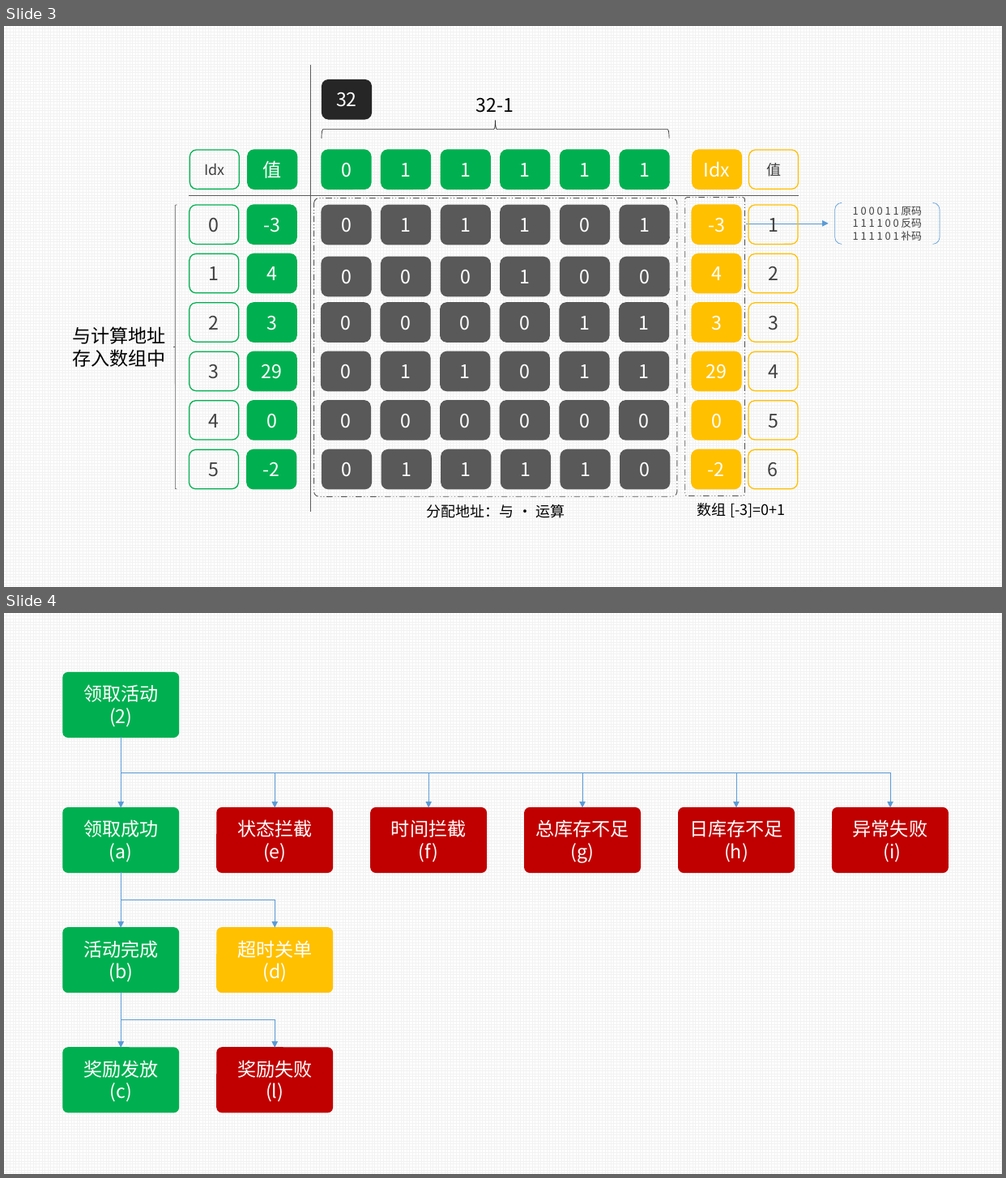
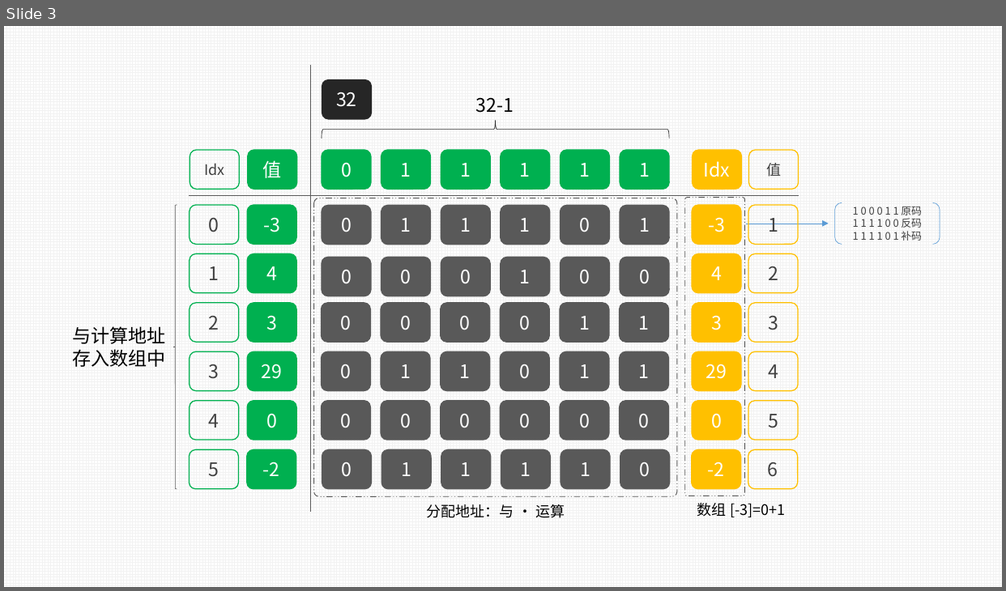
Before and after one commit to MyGitBooks/niubility-algorithm, a slide deck: docs/assets/resources/图稿.pptx. Shown one above the other, each under a label of ours: slides 3 and 4 before the commit, slide 3 after it. The pictures are 1006x1178 and 1006x591 pixels, drawn with LibreOffice and Linux fonts; fonts in the diff are those of the drawing. Boxes give left, top, right and bottom in pixels: in the first picture for what was removed or moved away, otherwise in the second. Text is boxed around its words. In the diff, an @@ line names an element or a change of style, - is before the commit and + after.

```diff
--- a/docs/assets/resources/图稿.pptx
+++ b/docs/assets/resources/图稿.pptx
@@ slide 4 removed at [4, 613, 1002, 1174], background pattern #F2F2F2 on #FFFFFF @@
@@ rounded rectangle removed at [63, 673, 178, 737] @@
-领取活动
-(2)
@@ elbow arrow removed from (121, 737) to (275, 807) @@
@@ elbow arrow removed from (121, 737) to (582, 807) @@
@@ elbow arrow removed from (121, 737) to (736, 807) @@
@@ arrow removed from (121, 737) to (121, 807) @@
@@ elbow arrow removed from (121, 737) to (428, 807) @@
@@ elbow arrow removed from (121, 737) to (890, 807) @@
@@ rounded rectangle removed at [63, 807, 178, 872] @@
-领取成功
-(a)
@@ rounded rectangle removed at [217, 807, 333, 872] @@
-状态拦截
-(e)
@@ rounded rectangle removed at [371, 807, 486, 872] @@
-时间拦截
-(f)
@@ rounded rectangle removed at [525, 807, 641, 872] @@
-总库存不足(g)
@@ rounded rectangle removed at [679, 807, 794, 872] @@
-日库存不足(h)
@@ rounded rectangle removed at [833, 807, 948, 872] @@
-异常失败
-(i)
@@ arrow removed from (121, 873) to (121, 928) @@
@@ elbow arrow removed from (121, 873) to (275, 928) @@
@@ rounded rectangle removed at [63, 928, 178, 993] @@
-活动完成
-(b)
@@ rounded rectangle removed at [217, 928, 333, 993] @@
-超时关单
-(d)
@@ elbow arrow removed from (121, 993) to (121, 1048) @@
@@ elbow arrow removed from (121, 993) to (275, 1048) @@
@@ rounded rectangle removed at [63, 1048, 178, 1112] @@
-奖励发放
-(c)
@@ rounded rectangle removed at [217, 1048, 333, 1112] @@
-奖励失败
-(l)
```
Also in this commit, not shown: 1 slide added, 2 other files.
